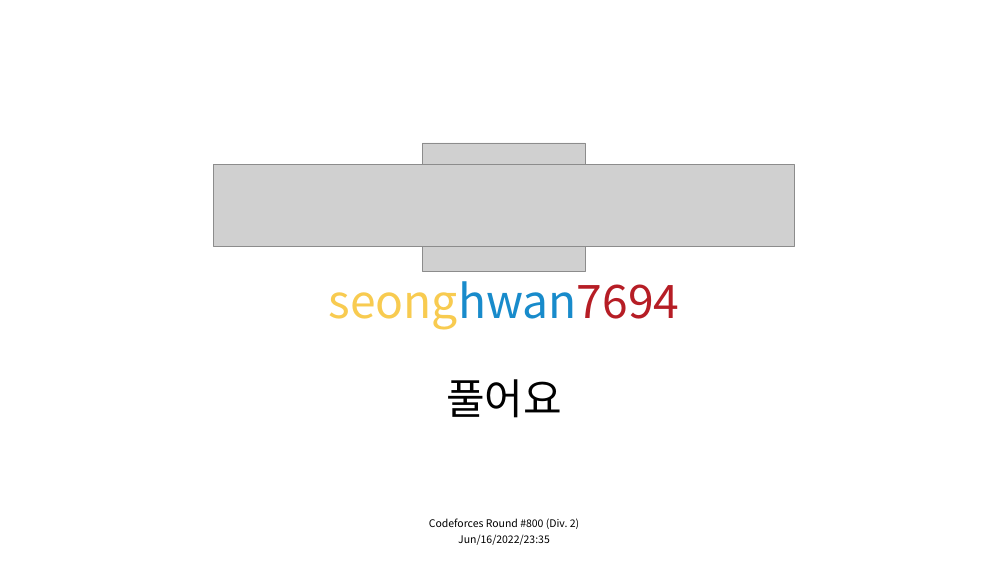
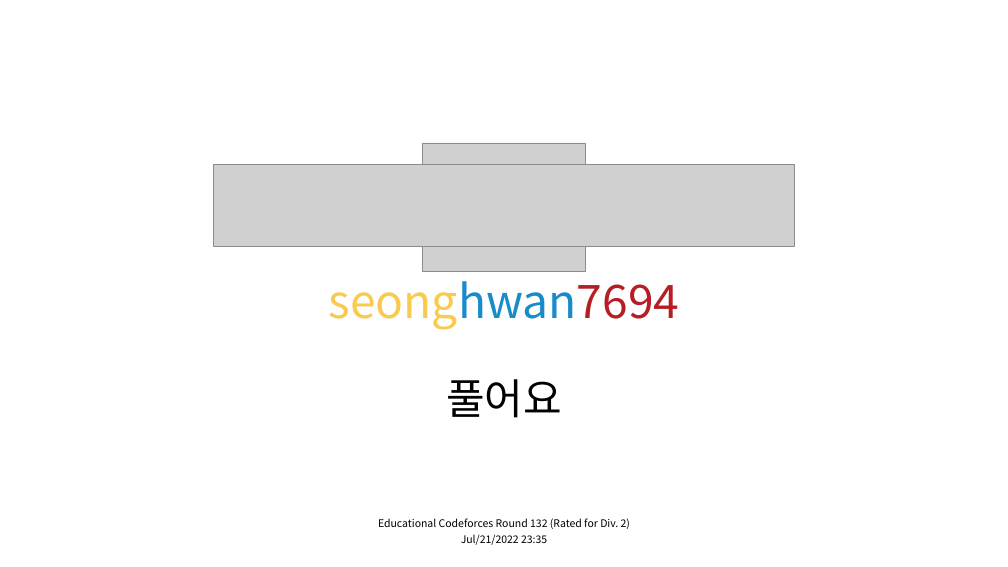
Before and after one commit to seonghwan7694/CODEFORCES_solved, a slide deck: slide 1 of settings/thumbnail_template.pptx. Drawn at 1008x567 pixels with LibreOffice and Linux fonts; fonts in the diff are those of the drawing; grey boxes stand for pictures. Boxes give left, top, right and bottom in pixels: in the first picture for what was removed or moved away, otherwise in the second. Text is boxed around its words. In the diff, an @@ line names an element or a change of style, - is before the commit and + after.

```diff
--- a/settings/thumbnail_template.pptx
+++ b/settings/thumbnail_template.pptx
@@ text at (378,518,630,529): text changed @@
-Codeforces Round #800 (Div. 2)
+Educational Codeforces Round 132 (Rated for Div. 2)
@@ text at (461,534,547,545): text changed @@
-Jun/16/2022/23:35
+Jul/21/2022 23:35
```
Also in this commit, not shown: 6 other files.
